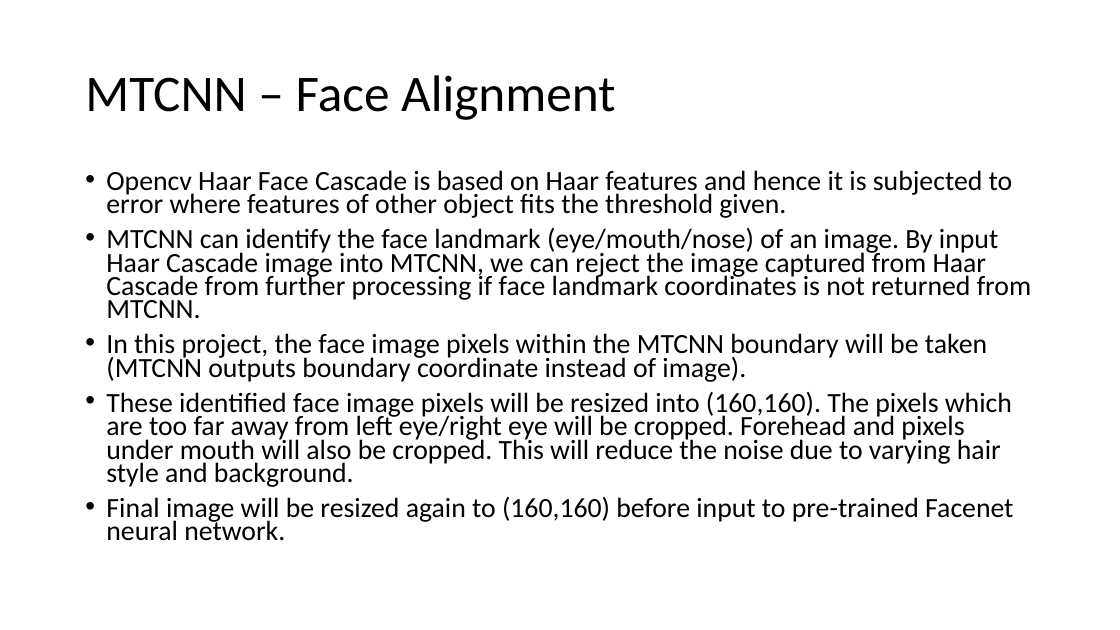
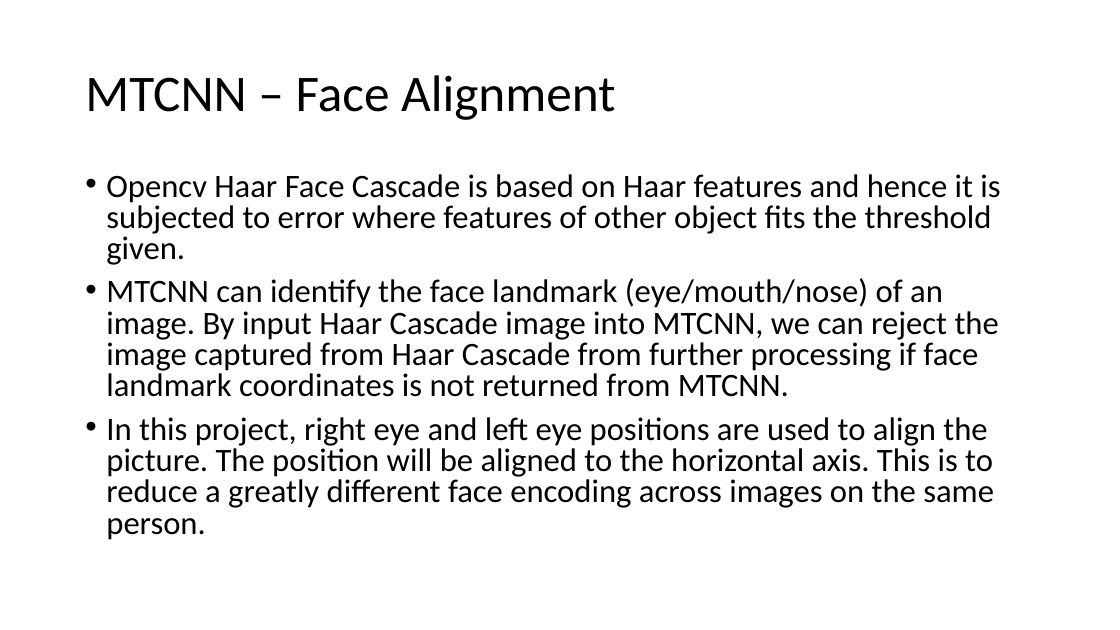
Before and after one commit to optimusium/capstone4, a slide deck: slide 15 of Face Recognition.pptx. Drawn at 1120x630 pixels with LibreOffice and Linux fonts; fonts in the diff are those of the drawing. Boxes give left, top, right and bottom in pixels: in the first picture for what was removed or moved away, otherwise in the second. Text is boxed around its words. In the diff, an @@ line names an element or a change of style, - is before the commit and + after.

```diff
--- a/Face Recognition.pptx
+++ b/Face Recognition.pptx
@@ text at [106,174,1000,397]: size 23.8 to 28 pt in "Opencv Haar Face Cascade is based on ...", "MTCNN can identify the face landmark (eye/mouth/nose) ..."; line spacing 0.7 to 0.8 @@
@@ text at [106,417,994,540]: text changed; size 23.8 to 28 pt @@
-• In this project, the face image pixels within the MTCNN boundary will be taken (MTCNN outputs boundary coordinate instead of image).
-• These identified face image pixels will be resized into (160,160). The pixels which are too far away from left eye/right eye will be cropped. Forehead and pixels under mouth will also be cropped. This will reduce the noise due to varying hair style and background.
-• Final image will be resized again to (160,160) before input to pre-trained Facenet neural network.
+• In this project, right eye and left eye positions are used to align the picture. The position will be aligned to the horizontal axis. This is to reduce a greatly different face encoding across images on the same person.
```
Also in this commit, not shown: 11 other slides changed, 2 slides added, 3 slides removed.
